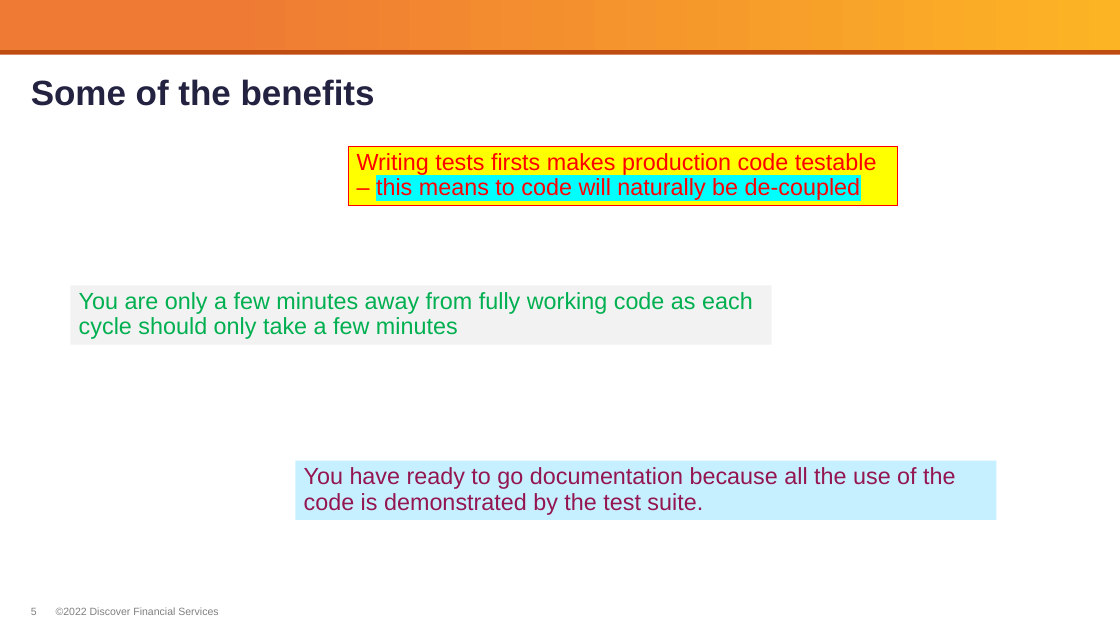
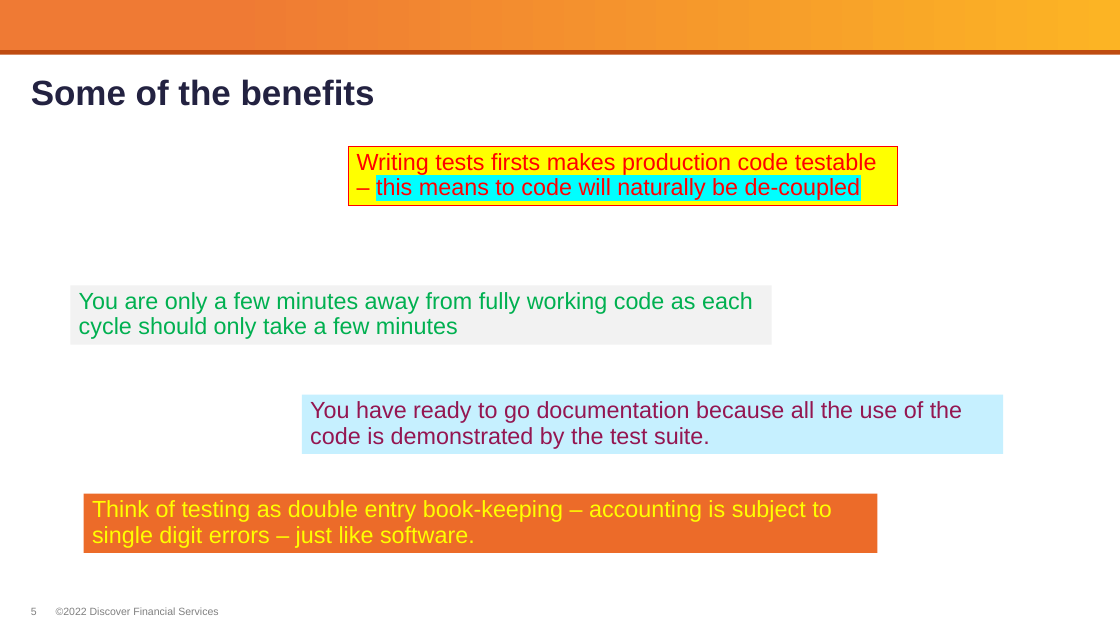
Before and after one commit to rupertwaldron/CleanCoders, a slide deck: slide 5 of Presentations/6- Clean Code - TDD.pptx. Drawn at 1120x630 pixels with LibreOffice and Linux fonts; fonts in the diff are those of the drawing; background and template pictures are left out. Boxes give left, top, right and bottom in pixels: in the first picture for what was removed or moved away, otherwise in the second. Text is boxed around its words. In the diff, an @@ line names an element or a change of style, - is before the commit and + after.

Commit message:
Presentation 6 tdd updated

```diff
--- a/Presentations/6- Clean Code - TDD.pptx
+++ b/Presentations/6- Clean Code - TDD.pptx
@@ rectangle "You have ready to go ...": place and size @@
-rectangle "You have ready to go ..." at (296, 460, 997, 520)
+rectangle "You have ready to go ..." at (302, 395, 1004, 455)
@@ rectangle added at (84, 494, 878, 554), fill #EC6B29, 20 pt, text #FFFF00 @@
+Think of testing as double entry book-keeping – accounting is subject to single digit errors – just like software.
```
Also in this commit, not shown: 3 slides added.
